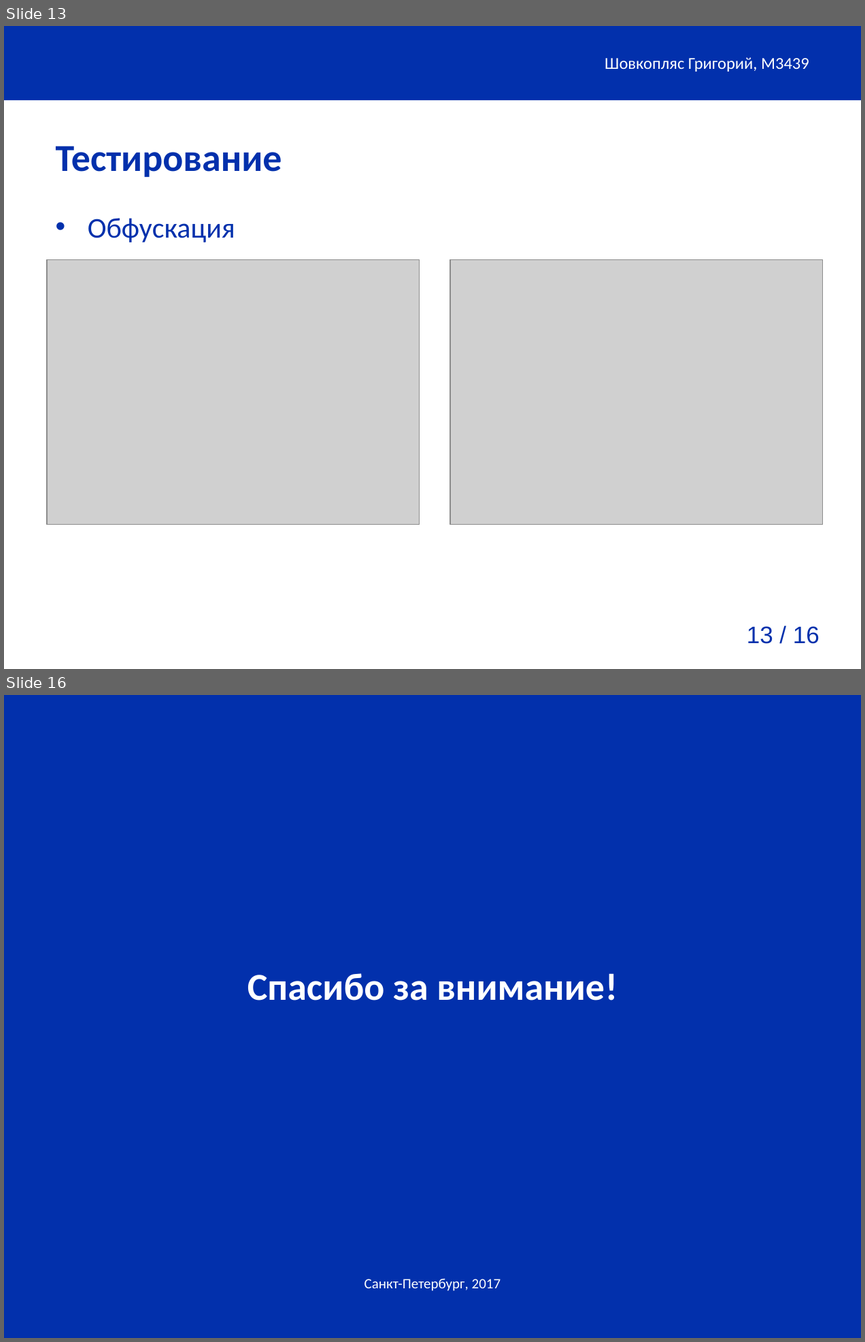
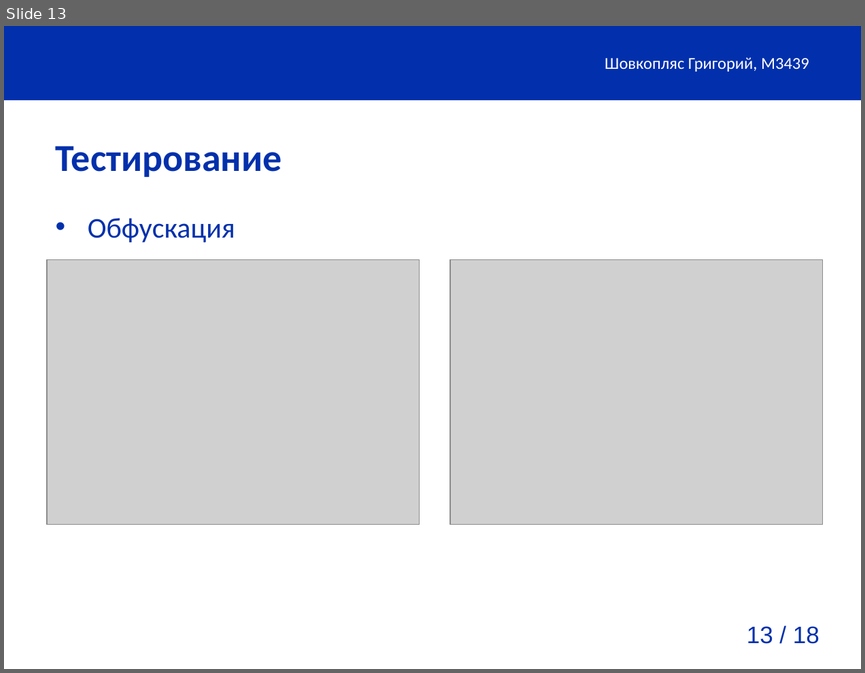
Before and after one commit to gshark/Diplom, a slide deck: presenatation/presentation.pptx. Shown one above the other, each under a label of ours: slides 13 and 16 before the commit, slide 13 after it; the slides between them are not shown. The pictures are 865x1342 and 865x673 pixels, drawn with LibreOffice and Linux fonts; fonts in the diff are those of the drawing; grey boxes stand for pictures; background and template pictures are left out. Boxes give left, top, right and bottom in pixels: in the first picture for what was removed or moved away, otherwise in the second. Text is boxed around its words. In the diff, an @@ line names an element or a change of style, - is before the commit and + after.

```diff
--- a/presenatation/presentation.pptx
+++ b/presenatation/presentation.pptx
@@ slide 16 removed at (x1=4, y1=695, x2=861, y2=1338), background #0230AC; not listed: 1 template element that a slide beside it also shows @@
@@ title removed at (x1=247, y1=973, x2=617, y2=1000) @@
-Спасибо за внимание!
@@ text removed at (x1=364, y1=1278, x2=501, y2=1291) @@
-Санкт-Петербург, 2017
@@ page number at (x1=747, y1=626, x2=819, y2=643): text changed @@
-13 / 16
+13 / 18
```
Also in this commit, not shown: 2 slides changed, 3 slides added, 43 other files.
